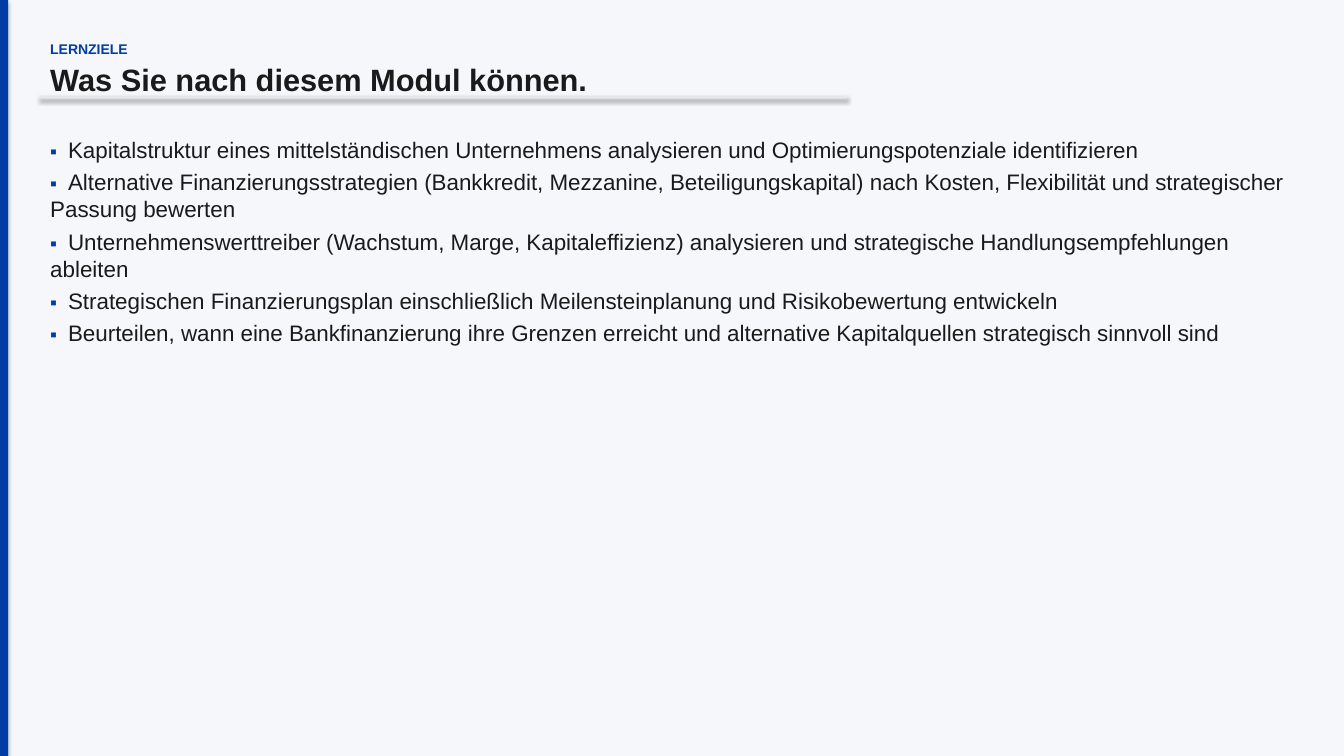
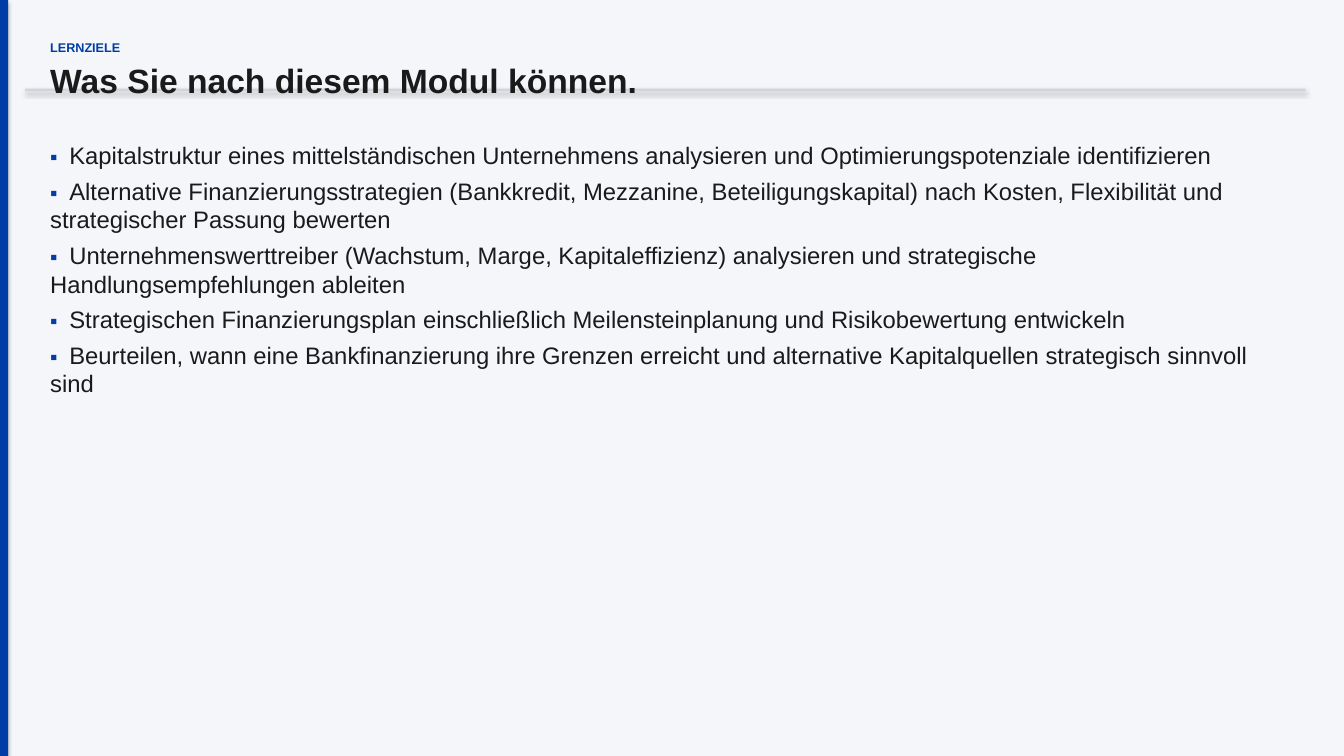
Before and after one commit to ck5rqc47pr-byte/firmenkundenakademie-online, a slide deck: slide 2 of public/downloads/praesentation/M03.pptx. Drawn at 1344x756 pixels with LibreOffice and Linux fonts; fonts in the diff are those of the drawing. Boxes give left, top, right and bottom in pixels: in the first picture for what was removed or moved away, otherwise in the second. Text is boxed around its words. In the diff, an @@ line names an element or a change of style, - is before the commit and + after.

```diff
--- a/public/downloads/praesentation/M03.pptx
+++ b/public/downloads/praesentation/M03.pptx
@@ background #F5F7FA to #F4F6FA @@
@@ text "Was Sie nach diesem Modul ..." at [50,68,637,94]: size 22 to 24 pt @@
@@ text "LERNZIELE" at [50,43,120,52]: size 10 to 9 pt @@
@@ rectangle: place and size @@
-rectangle at [40,96,847,99]
+rectangle at [25,89,1306,92]
@@ rectangle at [25,89,1306,92]: fill #E5E7EB to #D1D5DB @@
@@ text "▪ Kapitalstruktur eines mittelständischen Unternehmens ..." at [50,146,1246,393]: size 14 to 15 pt in "▪", "▪", "▪", "▪" and 1 more places; size 16 to 17 pt; more space between paragraphs @@
```
Also in this commit, not shown: 2 other slides changed, 16 slides added, 8 slides removed, 23 other files.
